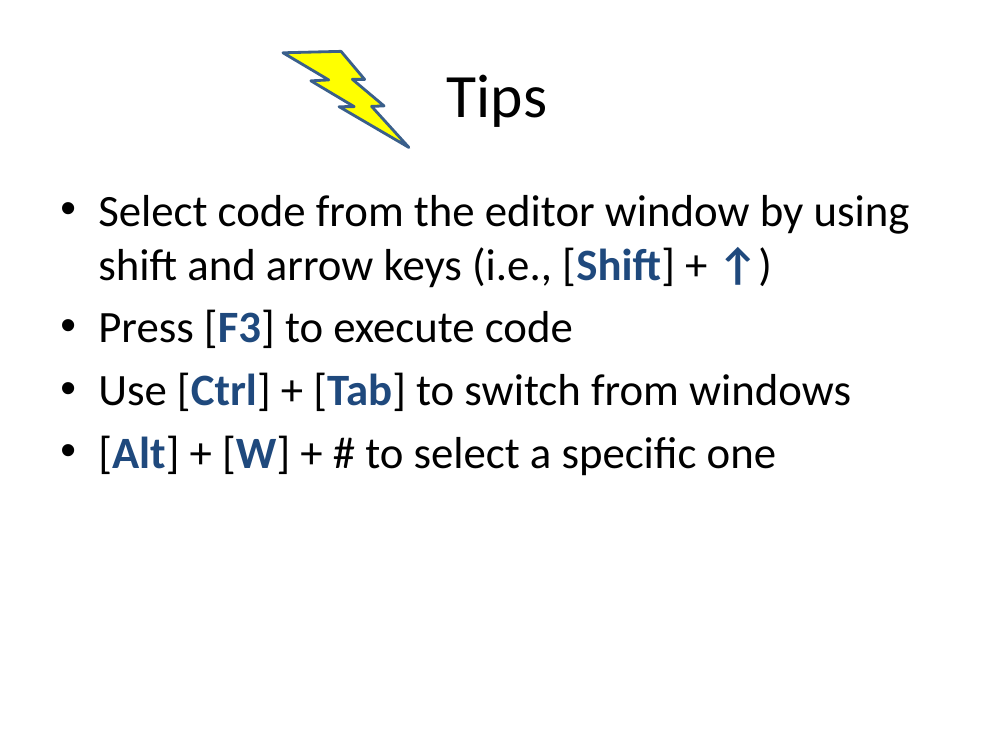
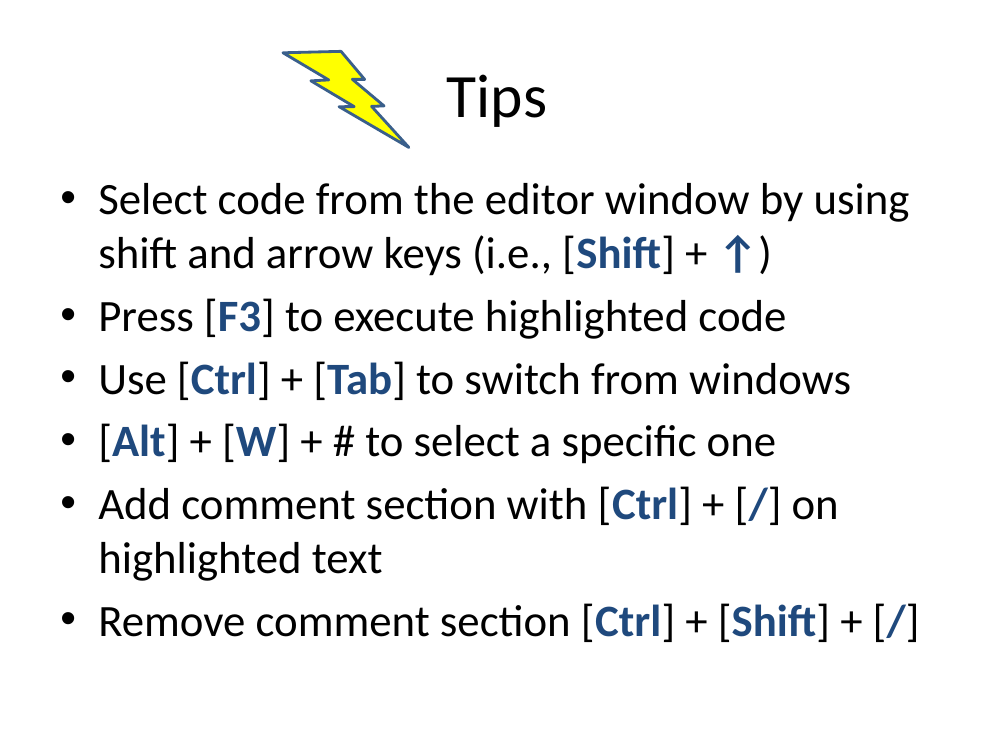
Before and after one commit to CUNYSPHCode/IntroSAS, a slide deck: slide 18 of Session1/session1_MRamos.pptx. Drawn at 1008x756 pixels with LibreOffice and Linux fonts; fonts in the diff are those of the drawing. Boxes give left, top, right and bottom in pixels: in the first picture for what was removed or moved away, otherwise in the second. Text is boxed around its words. In the diff, an @@ line names an element or a change of style, - is before the commit and + after.

```diff
--- a/Session1/session1_MRamos.pptx
+++ b/Session1/session1_MRamos.pptx
@@ text "Select code from the editor ...": place and size @@
-text "Select code from the editor ..." at [98, 195, 910, 476]
+text "Select code from the editor ..." at [98, 183, 910, 642]
@@ text at [98, 298, 786, 339]: text changed @@
-• Press [F3] to execute code
+• Press [F3] to execute highlighted code
@@ text at [98, 486, 839, 642]: paragraphs added @@
+• Add comment section with [Ctrl] + [/] on highlighted text
+• Remove comment section [Ctrl] + [Shift] + [/]
```
Also in this commit, not shown: 2 other slides changed, 2 slides added.
